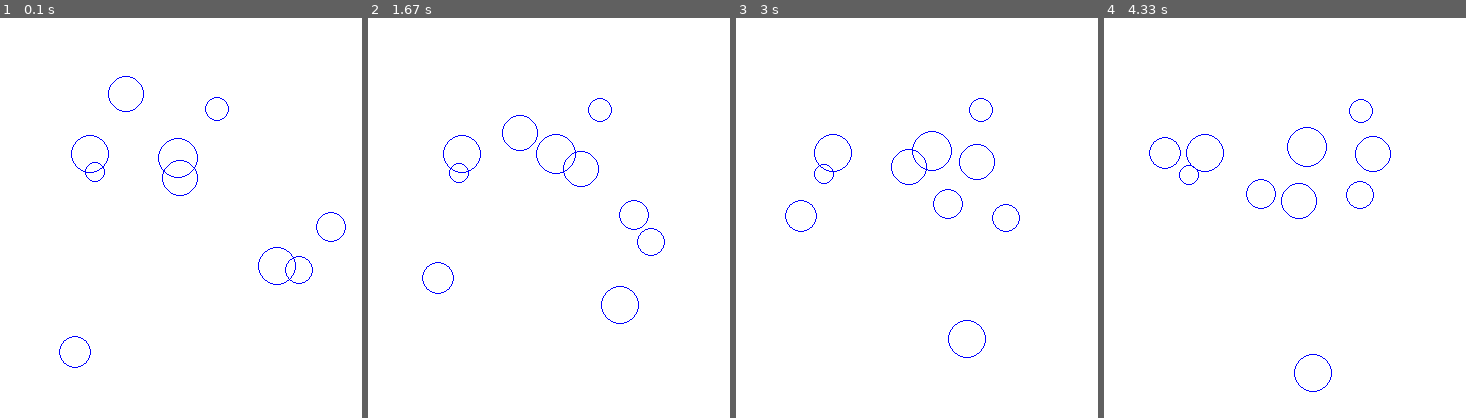
Above: before the commit, frames 1-4 (left to right).
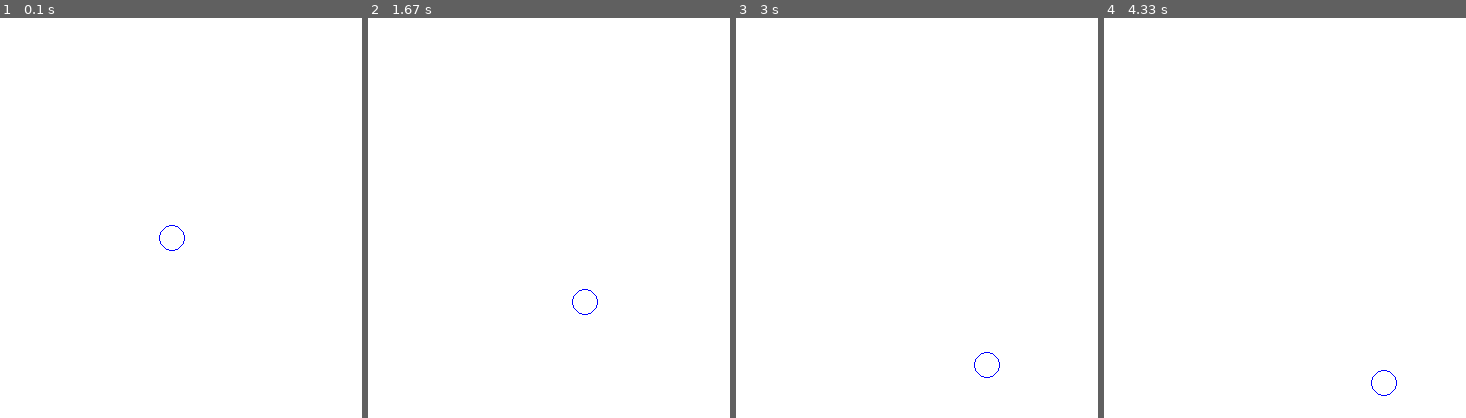
Above: after the commit, the same moments.

Repository: tsh/fun-with-pygame
Game: pygame game, started from physics.py
Same seed, same stepped clock (60 frames per second), same inputs: the game is played once before the commit and once after it. The source is Python 2; it was converted automatically to run under Python 3.
Inputs:
- Up to frame 1 (0.1 s): no input
- Up to frame 2 (1.67 s): no input
- Up to frame 3 (3 s): no input
- Up to frame 4 (4.33 s): no input

The runs differ from the first frame. In frame 1, 0.6% of the frame differs, in the area x 16-96%, y 14-88%; in frame 2, 0.6%; in frame 3, 0.6%; in frame 4, 0.6%.

Commit message:
physics: 6 gravity

Diff:
--- a/physics.py
+++ b/physics.py
@@ -10,6 +10,20 @@
 
 background_colour = (255,255,255)
 (width, height) = (400, 400)
+
+# Sim constants
+gravity = (math.pi, 0.002)
+number_of_particles = 1
+drag = 0.999  # air resistance - the faster a particle is moving, the more speed is lost.
+elasticity = 0.75 # loss of speed a particle experiences when it hits a boundary.
+
+def addVectors((angle1, length1), (angle2, length2)):
+    """ Takes two vectors (each an angle and a length), and returns single, combined a vector."""
+    x = math.sin(angle1) * length1 + math.sin(angle2) * length2
+    y = math.cos(angle1) * length1 + math.cos(angle2) * length2
+    length = math.hypot(x, y)
+    angle = 0.5 * math.pi - math.atan2(y, x)
+    return angle, length
 
 
 class Particle():
@@ -26,6 +40,8 @@
         pygame.draw.circle(screen, self.colour, (int(self.x), int(self.y)), self.size, self.thickness)
 
     def move(self):
+        (self.angle, self.speed) = addVectors((self.angle, self.speed), gravity)
+        self.speed *= drag
         self.x += math.sin(self.angle) * self.speed
         self.y -= math.cos(self.angle) * self.speed
 
@@ -42,25 +58,28 @@
         # self.x = 2*(width - self.size) - self.x
 
         if self.x > width - self.size:
+            self.speed *= elasticity
             self.x = 2*(width - self.size) - self.x
             self.angle = - self.angle
 
         elif self.x < self.size:
+            self.speed *= elasticity
             self.x = 2*self.size - self.x
             self.angle = - self.angle
 
         if self.y > height - self.size:
+            self.speed *= elasticity
             self.y = 2*(height - self.size) - self.y
             self.angle = math.pi - self.angle
 
         elif self.y < self.size:
+            self.speed *= elasticity
             self.y = 2*self.size - self.y
             self.angle = math.pi - self.angle
 
 screen = pygame.display.set_mode((width, height))
-pygame.display.set_caption('Tutorial 4')
+pygame.display.set_caption('Pygame')
 
-number_of_particles = 10
 my_particles = []
 
 for n in range(number_of_particles):
